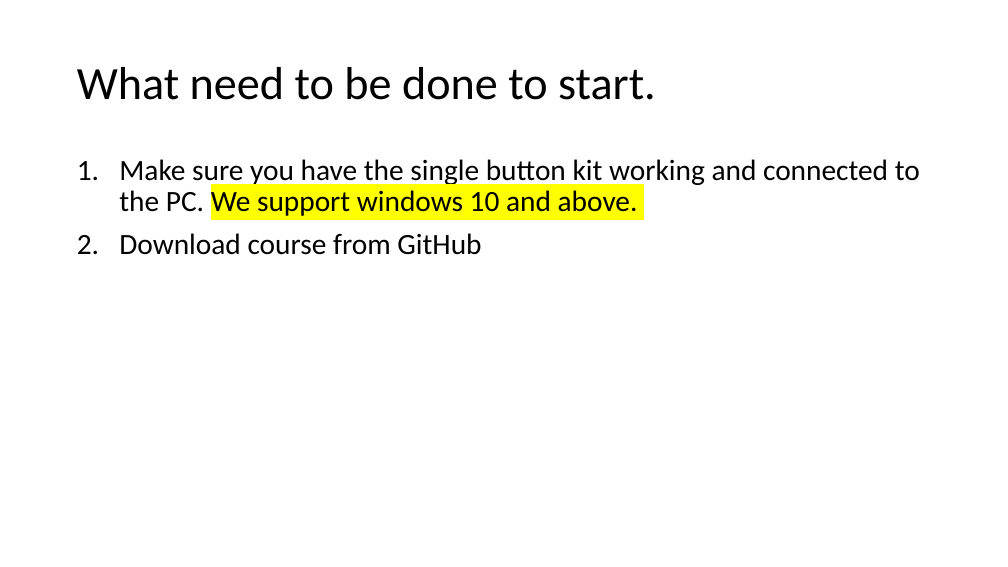
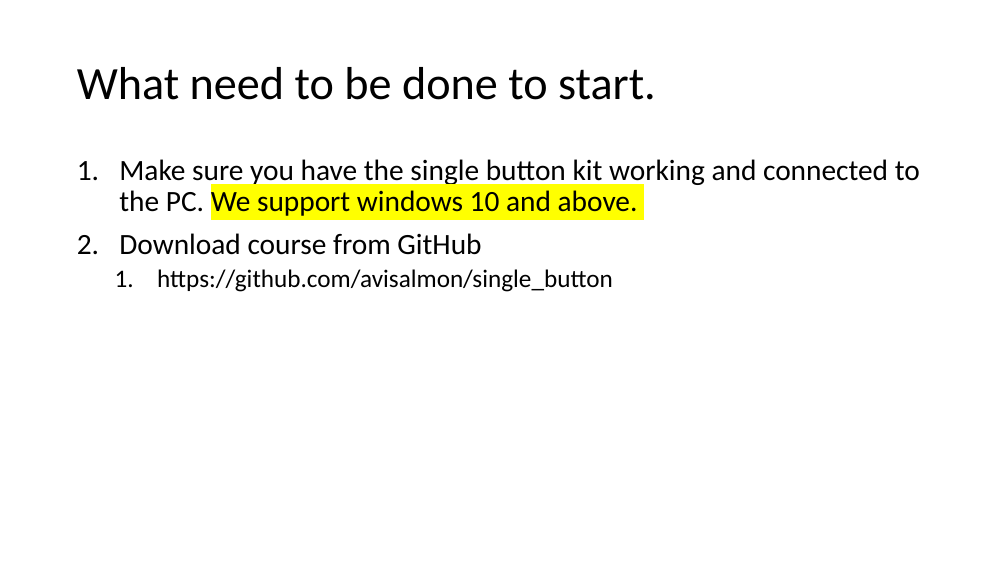
Before and after one commit to avisalmon/single_button, a slide deck: slide 5 of slides.pptx. Drawn at 1008x567 pixels with LibreOffice and Linux fonts; fonts in the diff are those of the drawing. Boxes give left, top, right and bottom in pixels: in the first picture for what was removed or moved away, otherwise in the second. Text is boxed around its words. In the diff, an @@ line names an element or a change of style, - is before the commit and + after.

```diff
--- a/slides.pptx
+++ b/slides.pptx
@@ text at (157, 269, 613, 292): paragraph added @@
+  1. https://github.com/avisalmon/single_button
```
Also in this commit, not shown: 4 other slides changed, 2 slides added, 7 other files.
